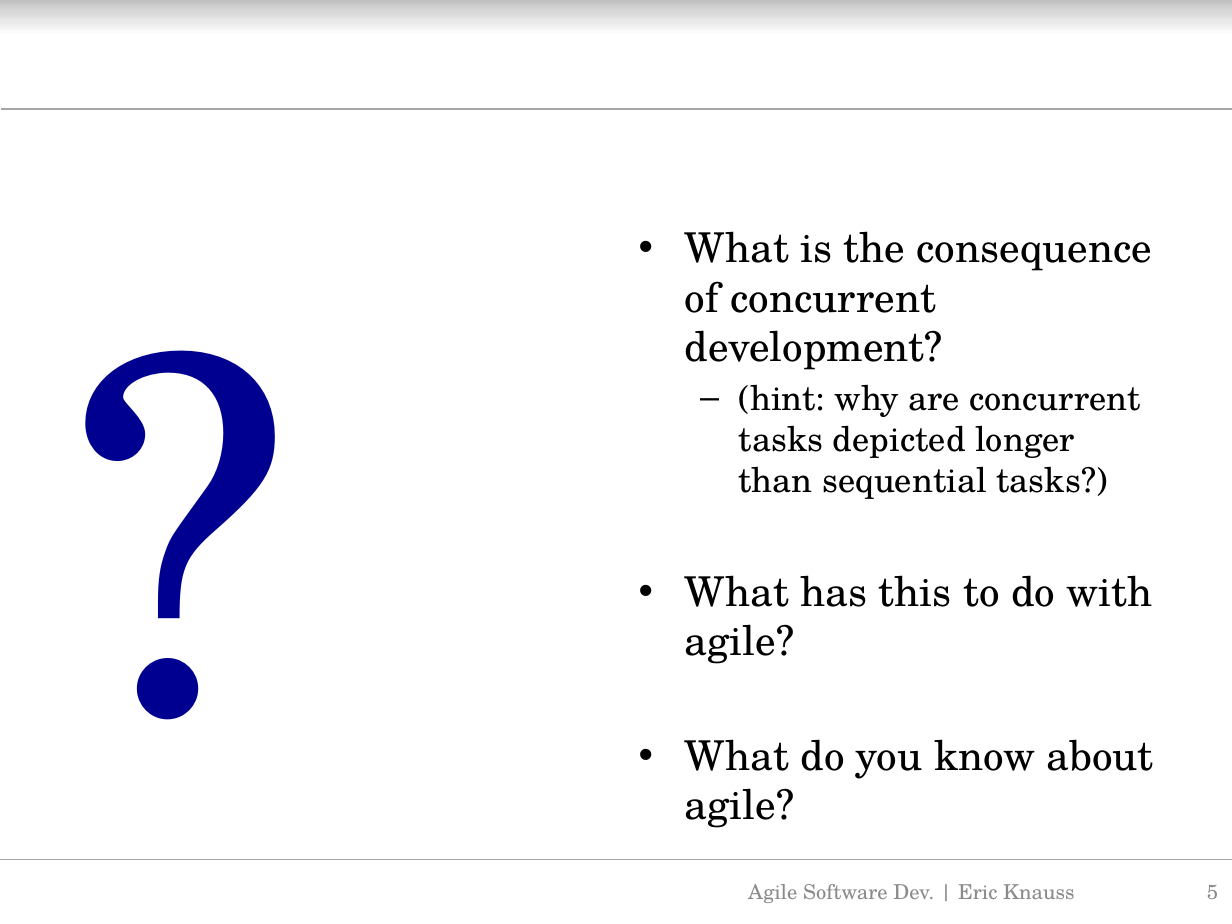
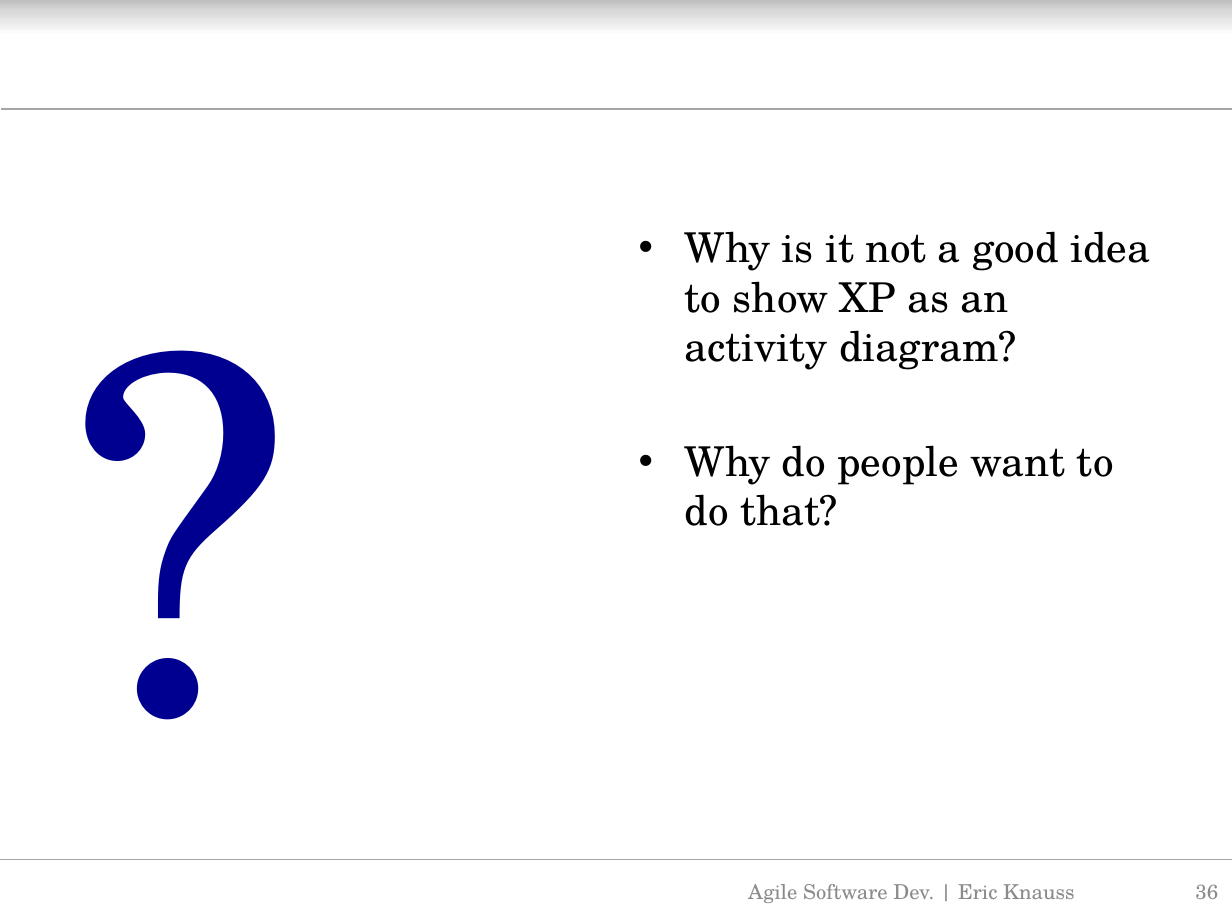
Before and after one commit to oerich/EDA397, a slide deck: slide 36 of Slides/src/agile-dev-processes-3-crash-course-v01.pptx (slide 5 before the commit). Drawn at 1232x924 pixels with LibreOffice and Linux fonts; fonts in the diff are those of the drawing; background and template pictures are left out. Boxes give left, top, right and bottom in pixels: in the first picture for what was removed or moved away, otherwise in the second. Text is boxed around its words. In the diff, an @@ line names an element or a change of style, - is before the commit and + after.

```diff
--- a/Slides/src/agile-dev-processes-3-crash-course-v01.pptx
+++ b/Slides/src/agile-dev-processes-3-crash-course-v01.pptx
@@ text at (685,231,1150,526): text changed @@
-• What is the consequence of concurrent development?
-  – (hint: why are concurrent tasks depicted longer than sequential tasks?)
-• What has this to do with agile?
-• What do you know about agile?
+• Why is it not a good idea to show XP as an activity diagram?
+• Why do people want to do that?
@@ page number at (1195,884,1218,899): text changed @@
-5
+36
```
Also in this commit, not shown: 5 other slides changed, 17 slides added, 7 slides removed, 1 other file.
